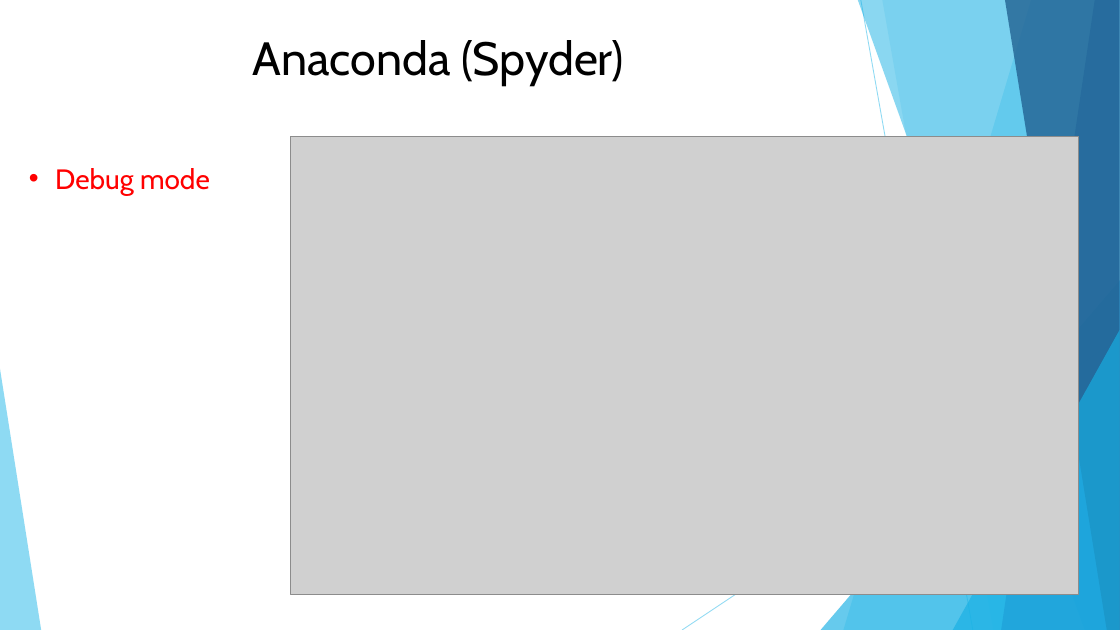
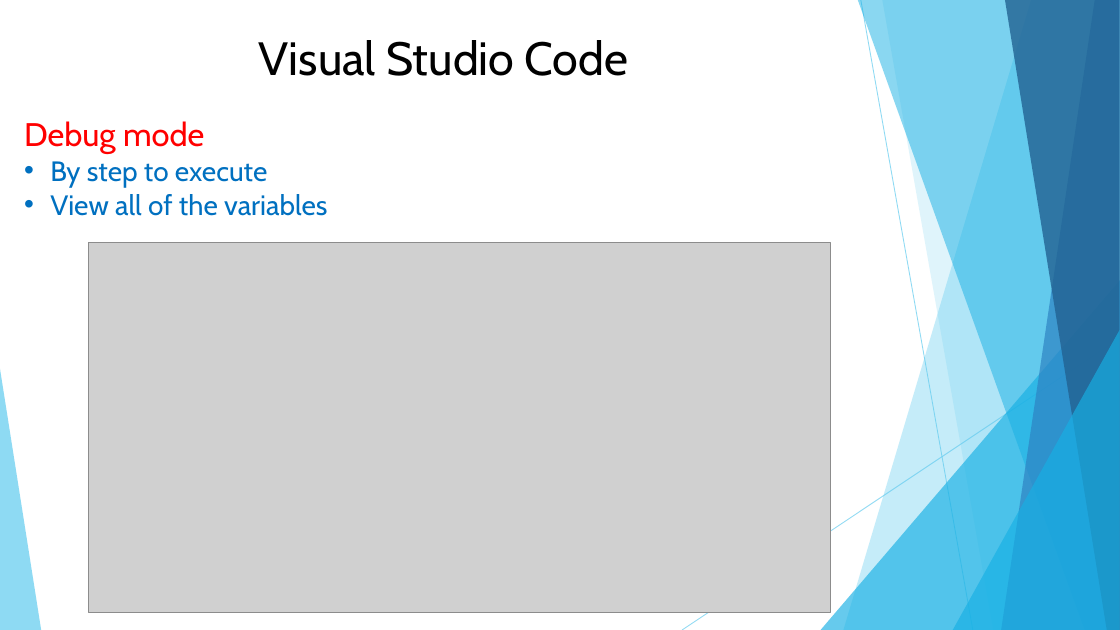
Before and after one commit to DavidChu0424/PythonIntroduction, a slide deck: slide 9 of Python Introduction.pptx. Drawn at 1120x630 pixels with LibreOffice and Linux fonts; fonts in the diff are those of the drawing; grey boxes stand for pictures. Boxes give left, top, right and bottom in pixels: in the first picture for what was removed or moved away, otherwise in the second. Text is boxed around its words. In the diff, an @@ line names an element or a change of style, - is before the commit and + after.

```diff
--- a/Python Introduction.pptx
+++ b/Python Introduction.pptx
@@ title at [259,40,628,76]: text changed @@
-Anaconda (Spyder)
+Visual Studio Code
@@ text "Debug mode": place and size @@
-text "Debug mode" at [55,168,210,195]
+text "Debug mode" at [24,121,327,216]
@@ text at [24,121,204,154]: size 24 to 28 pt in "Debug mode"; bullet • to none @@
@@ picture removed at [291,136,1079,594] @@
@@ text at [50,161,327,216]: paragraphs added @@
+• By step to execute
+• View all of the variables
@@ picture added at [89,243,831,613] @@
```
Also in this commit, not shown: 4 other slides changed, 1 slide added, 1 slide removed.
